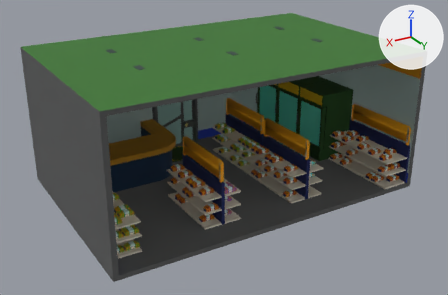
The FBX model Assets/The Private Prince/SCENES/Drafts/Joseph's Lab/Environments/Himik Street/Pichi-Pichi_Interior.fbx: old version first, new version second.
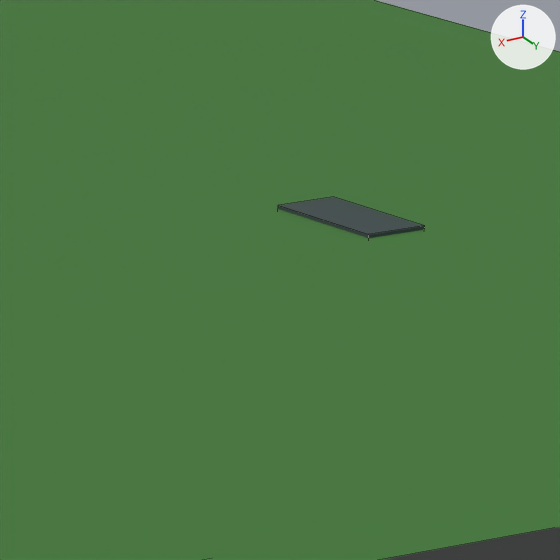
The first picture shows the older version from a 50 mm camera at (16.6, 27.9, 16.1) aimed at (0.2, 0.6, 2.5). The close-ups show the older and then the newer version on the part from 64% to 75% of the width and 7% to 24% of the height of that picture. Only the edits that show in the close-ups are written down. The lights are fixed; the arrows at upper right show +X, +Y and +Z. The close-ups show mesh edges as thin lines. Where no turn or scale is listed for an object, it has been applied to the vertices.

The first close-up shows 'Body.003', 'Light.003'.
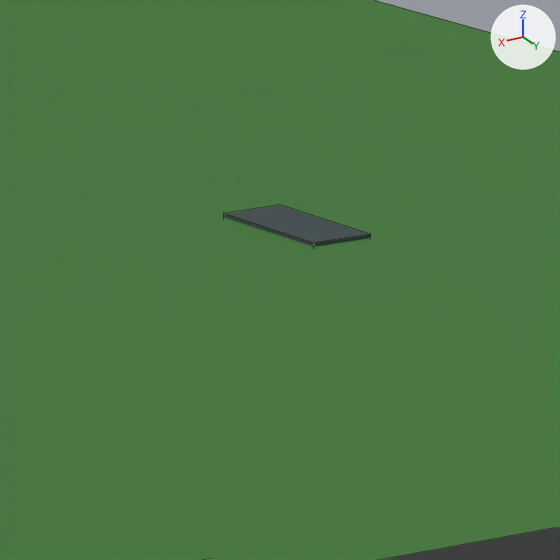
What changed in the scene script:
```text
Add mat_material_162:
    mat_material_162 = principled_material('Material.162')
    mat_material_162.texture = img_60x60_colour_grid_png
    mat_material_162.roughness = 1.0
Add me_cube_648:
    me_cube_648.from_pydata(...)  # 78 vertices, 66 faces; spans x -1.0..1.0, y -1.0..1.0, z -1.0..2.14
    me_cube_648.materials.append(mat_material_162)  # picture img_60x60_colour_grid_png
Remove ob_light_003:
    ob_light_003 = bpy.data.objects.new('Light.003', me_cube_630)
    ob_light_003.location = (-5.56, -0.706, 7.413)
    ob_light_003.rotation_euler = (0.0, -3.142, 0.0)  # degrees (0, -180, 0)
    ob_light_003.scale = (-0.621, -2.89, -0.241)
Add ob_light_case_001:
    ob_light_case_001 = bpy.data.objects.new('Light_Case.001', me_cube_648)
    ob_light_case_001.location = (-5.217, -0.706, 7.413)
    ob_light_case_001.rotation_euler = (0.0, -3.142, 0.0)  # degrees (0, -180, 0)
    ob_light_case_001.scale = (-0.621, -2.89, -0.241)
```

Changed parts and their boxes [x1, y1, x2, y2] in the close-ups (560 x 560 px):
'Light_Case.001', added: after [224, 205, 370, 247]
'Light.003', deleted: before [278, 197, 425, 238]
